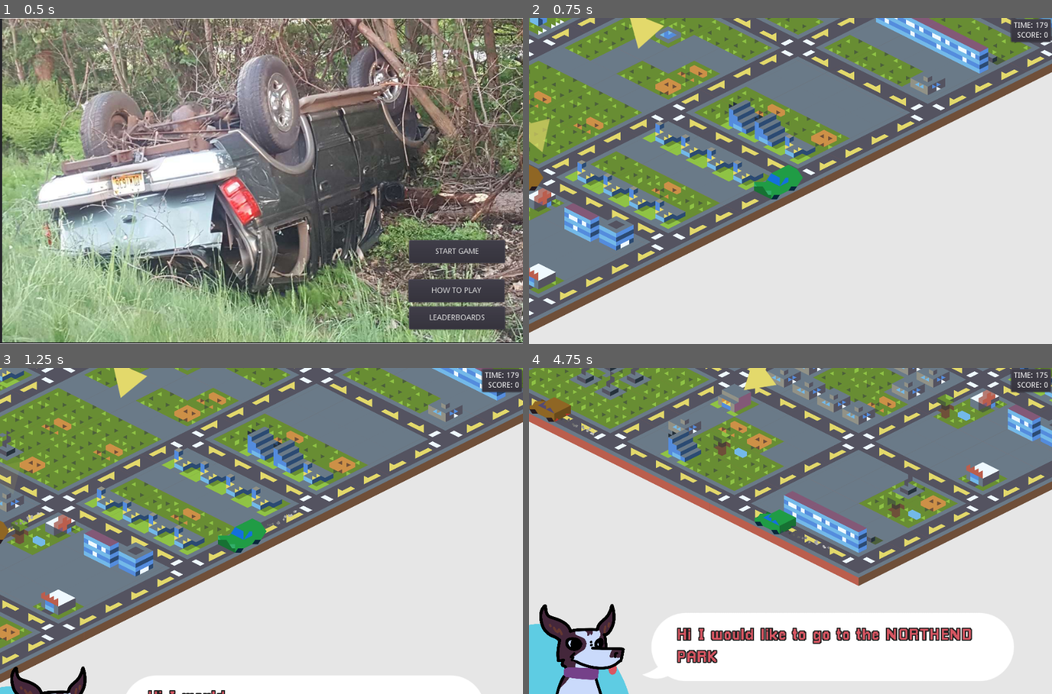
Above: before the commit, frames 1-4 (two rows, left to right).
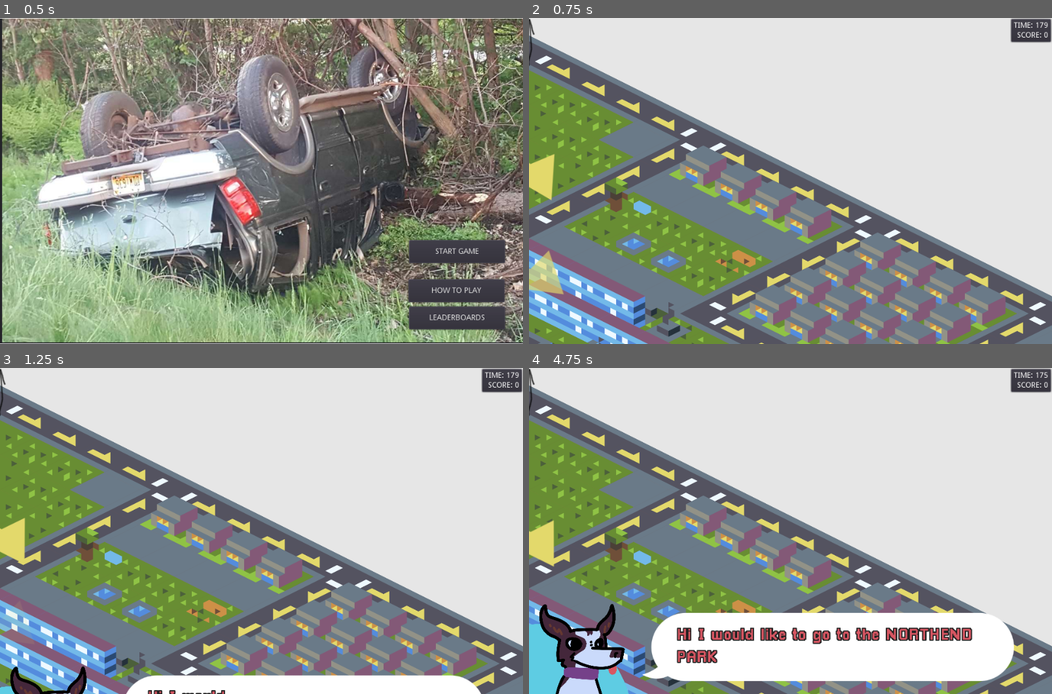
Above: after the commit, the same moments.

Repository: DevinPentecost/gmtkjam-2019
Game: Godot game, scene res://main_scenes/main_menu.tscn
The game is run twice, just before and just after one commit, with the same random seed, the same clock (stepped at 60 frames per second) and the same inputs. Sound files missing from this copy of the repository are replaced by a short silence.
Inputs (mouse positions are in pixels of both pictures, inside the frame that each line leads up to):
- Up to frame 1 (0.5 s): no input
- Up to frame 2 (0.75 s): click "START GAME" at 0.5 s
- Up to frame 3 (1.25 s): no input
- Up to frame 4 (4.75 s): tap Enter at 1.25 s; move the mouse to (905, 514) at 1.27 s; hold Right (player_turn_right) 1.28-2.03 s; hold Up (player_turn_straight) 1.28-2.03 s; click (905, 514) at 1.42 s; move the mouse to (685, 547) at 2.02 s; hold Left (player_turn_left) 2.03-2.78 s; tap Up (player_turn_straight) at 2.1, 3.6 s; move the mouse to (842, 459) at 2.77 s; hold Up (player_turn_straight) 2.78-3.53 s; hold Right (player_turn_right) 2.78-4.28 s; move the mouse to (764, 596) at 3.52 s; click (764, 596) at 3.67 s; move the mouse to (947, 579) at 4.27 s; hold Left (player_turn_left) from 4.28 s (still down); hold Up (player_turn_straight) from 4.28 s (still down)

Frame 1 is identical in both runs. In frame 2, 78% of the frame differs, in the area x 0-100%, y 0-100%; in frame 3, 76%; in frame 4, 72%.
Error after the commit: Parse Error: The identifier "current_direction" isn't declared in the current scope. (res://objects/car/Car.gd:68)

Commit message:
stuttering

Diff:
--- a/project/objects/car/Car.gd
+++ b/project/objects/car/Car.gd
@@ -36,11 +36,12 @@
 	set_physics_process(true)
 
 func _physics_process(delta):
+	if current_connection == null:
+		return
 
-	#Move towards the target
-	var movement_vector = (current_connection.get_destination_node().global_position - global_position).normalized() * speed
-	movement_vector *= delta
-	position += movement_vector
+	var pos = global_position
+	var pos2 = current_connection.get_destination_node().global_position
+	var next_frame_position = (pos2-pos).normalized()*abs(speed) + pos
 
 	#Should we pick a new destination?
 	if next_graph_node == null and global_position.distance_squared_to(current_connection.get_destination_node().global_position) <= turn_distance_start:
@@ -48,12 +49,23 @@
 		pick_next_destination()
 
 	#Are we 'close enough'?
-	var pos = global_position
-	var pos2 = current_connection.get_destination_node().global_position
-	var distance = global_position.distance_squared_to(current_connection.get_destination_node().global_position)
-	if global_position.distance_squared_to(current_connection.get_destination_node().global_position) <= _close_enough_threshold:
+	var hit_along_path = Geometry.segment_intersects_circle(pos, next_frame_position, pos2, _close_enough_threshold)
+
+	if hit_along_path >= 0:
+		# we would hit this during this frame...
 		global_position = current_connection.get_destination_node().global_position
 		next_destination()
+		position = position.linear_interpolate(next_frame_position, hit_along_path)
+
+	#Move towards the target
+	var movement_vector = (current_connection.get_destination_node().global_position - global_position).normalized() * (speed * (1.0-hit_along_path))
+	movement_vector *= delta
+	position += movement_vector
+
+	#Point towards it
+	var towards_rotation = current_connection.get_destination_node().global_position.angle_to_point(global_position)
+	rotation = towards_rotation
+	current_direction = current_connection.get_destination_node().global_position.direction_to(global_position)
 
 	match current_connection.direction:
 		0: $Sprite.texture = sprite_nw
